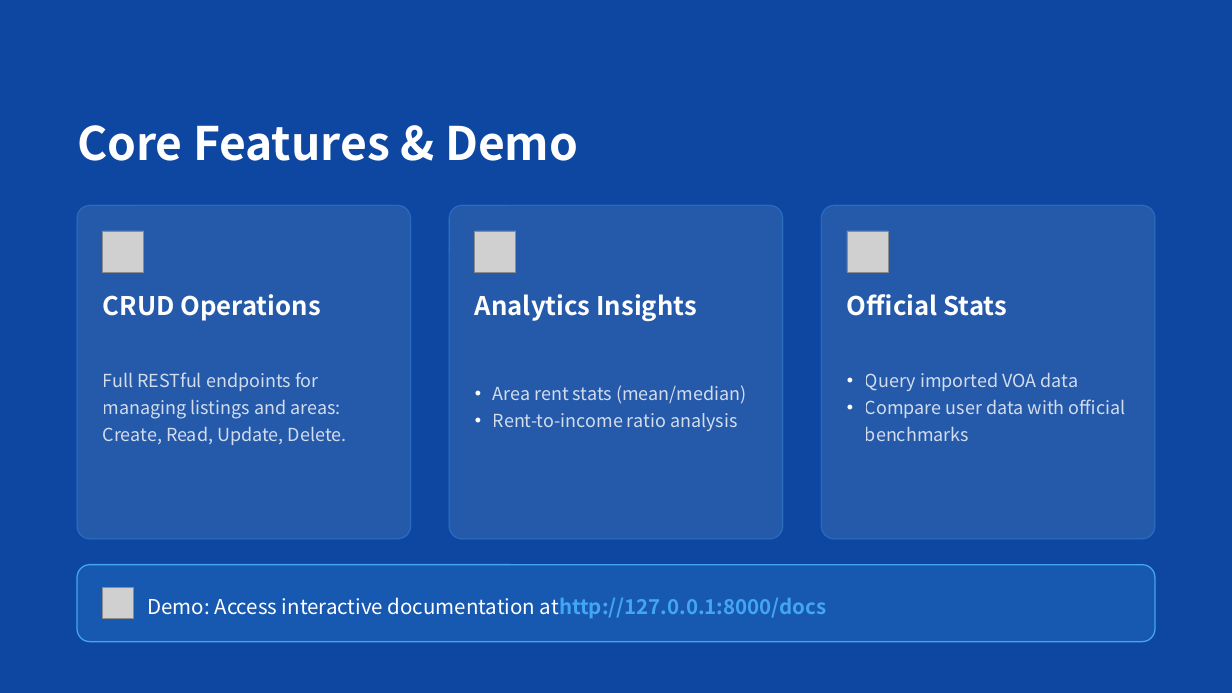
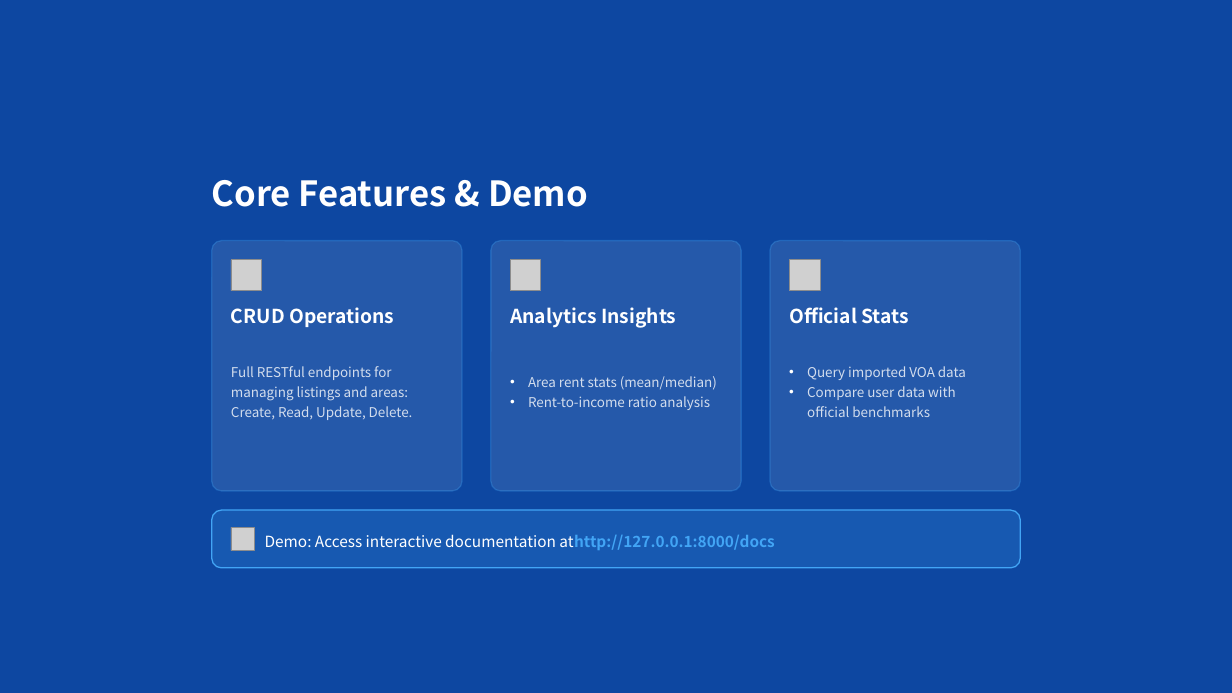
Before and after one commit to xuxiangyi541/COMP3011-Rental-Insight-API, a slide deck: slide 5 of docs/Rental_Insights_API_PPT.pptx. Drawn at 1232x693 pixels with LibreOffice and Linux fonts; fonts in the diff are those of the drawing; grey boxes stand for pictures. Boxes give left, top, right and bottom in pixels: in the first picture for what was removed or moved away, otherwise in the second. Text is boxed around its words. In the diff, an @@ line names an element or a change of style, - is before the commit and + after.

```diff
--- a/docs/Rental_Insights_API_PPT.pptx
+++ b/docs/Rental_Insights_API_PPT.pptx
@@ rounded rectangle: place and size @@
-rounded rectangle at [0, 0, 1232, 693]
+rounded rectangle at [154, 87, 1079, 606]
@@ text "Core Features & Demo": place and size @@
-text "Core Features & Demo" at [77, 125, 578, 161]
+text "Core Features & Demo" at [212, 180, 588, 207]
@@ text "Core Features & Demo" at [212, 180, 588, 207]: size 36 to 27 pt @@
@@ rounded rectangle: place and size @@
-rounded rectangle at [77, 205, 410, 539]
+rounded rectangle at [212, 240, 462, 491]
@@ picture: place and size @@
-picture at [103, 231, 143, 272]
+picture at [231, 260, 262, 290]
@@ rounded rectangle: place and size @@
-rounded rectangle at [449, 205, 783, 539]
+rounded rectangle at [491, 240, 741, 491]
@@ picture: place and size @@
-picture at [475, 231, 516, 272]
+picture at [510, 260, 541, 290]
@@ rounded rectangle: place and size @@
-rounded rectangle at [822, 205, 1155, 539]
+rounded rectangle at [770, 240, 1020, 491]
@@ picture: place and size @@
-picture at [848, 231, 888, 272]
+picture at [789, 260, 820, 290]
@@ text "CRUD Operations": place and size @@
-text "CRUD Operations" at [103, 294, 320, 321]
+text "CRUD Operations" at [231, 307, 394, 327]
@@ text "Analytics Insights": place and size @@
-text "Analytics Insights" at [475, 294, 696, 321]
+text "Analytics Insights" at [510, 307, 676, 328]
@@ size 20 to 15 pt in 3 elements at [510, 307, 676, 328], [231, 307, 394, 327], [789, 307, 909, 324] @@
@@ text "Official Stats": place and size @@
-text "Official Stats" at [847, 294, 1007, 316]
+text "Official Stats" at [789, 307, 909, 324]
@@ text "Full RESTful endpoints for managing ...": place and size @@
-text "Full RESTful endpoints for managing ..." at [103, 372, 347, 445]
+text "Full RESTful endpoints for managing ..." at [231, 366, 413, 420]
@@ text "Area rent stats (mean/median)": place and size @@
-text "Area rent stats (mean/median)" at [493, 385, 747, 431]
+text "Area rent stats (mean/median)" at [528, 376, 717, 410]
@@ size 14 to 10.5 pt in 3 elements at [528, 376, 717, 410], [231, 366, 413, 420], [807, 366, 966, 417] @@
@@ text "Query imported VOA data": place and size @@
-text "Query imported VOA data" at [865, 372, 1126, 441]
+text "Query imported VOA data" at [807, 366, 966, 417]
@@ rounded rectangle: place and size @@
-rounded rectangle at [77, 565, 1155, 641]
+rounded rectangle at [212, 510, 1020, 567]
@@ picture: place and size @@
-picture at [103, 588, 133, 618]
+picture at [231, 528, 254, 551]
@@ text "Demo: Access interactive documentation athttp://127.0.0.1:80 ...": place and size @@
-text "Demo: Access interactive documentation athttp://127.0.0.1:80 ..." at [148, 597, 826, 618]
+text "Demo: Access interactive documentation athttp://127.0.0.1:80 ..." at [265, 534, 774, 550]
@@ text "Demo: Access interactive documentation athttp://127.0.0.1:80 ..." at [265, 534, 774, 550]: size 16 to 12 pt @@
```
Also in this commit, not shown: 7 other slides changed, 2 other files.
